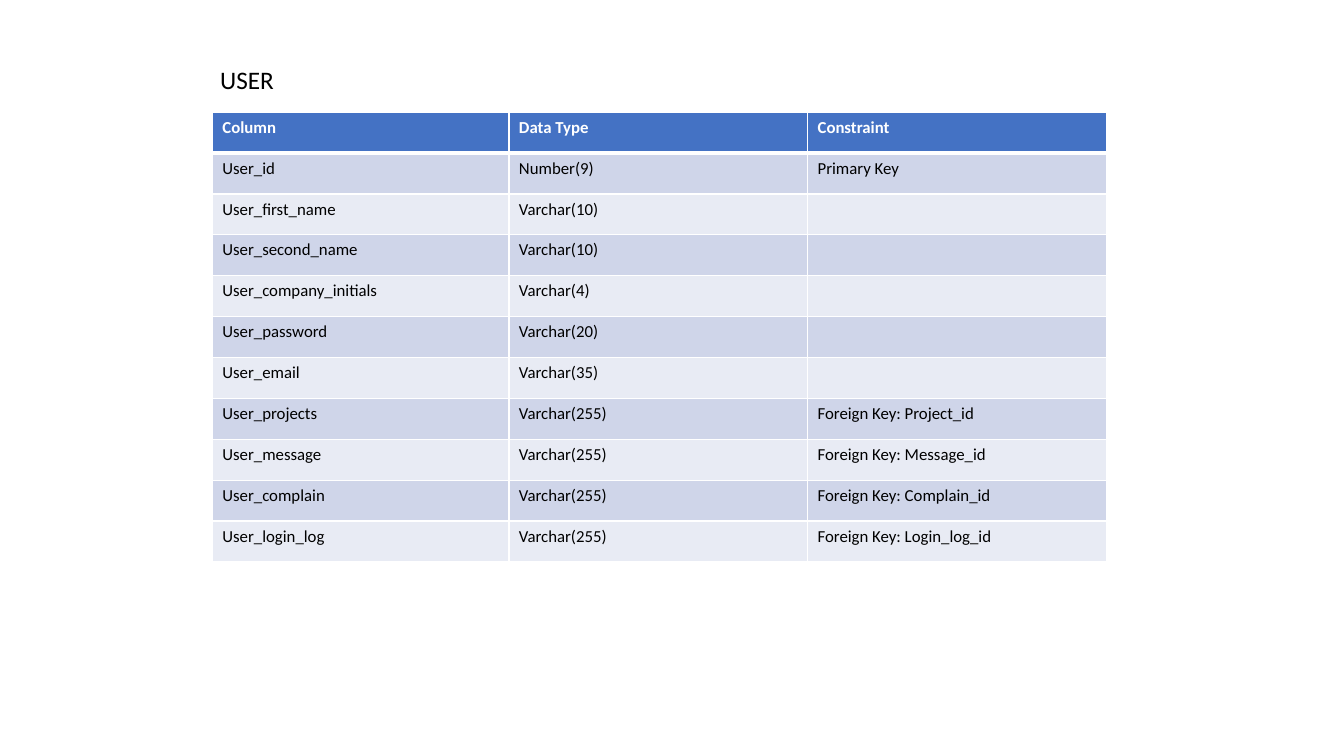
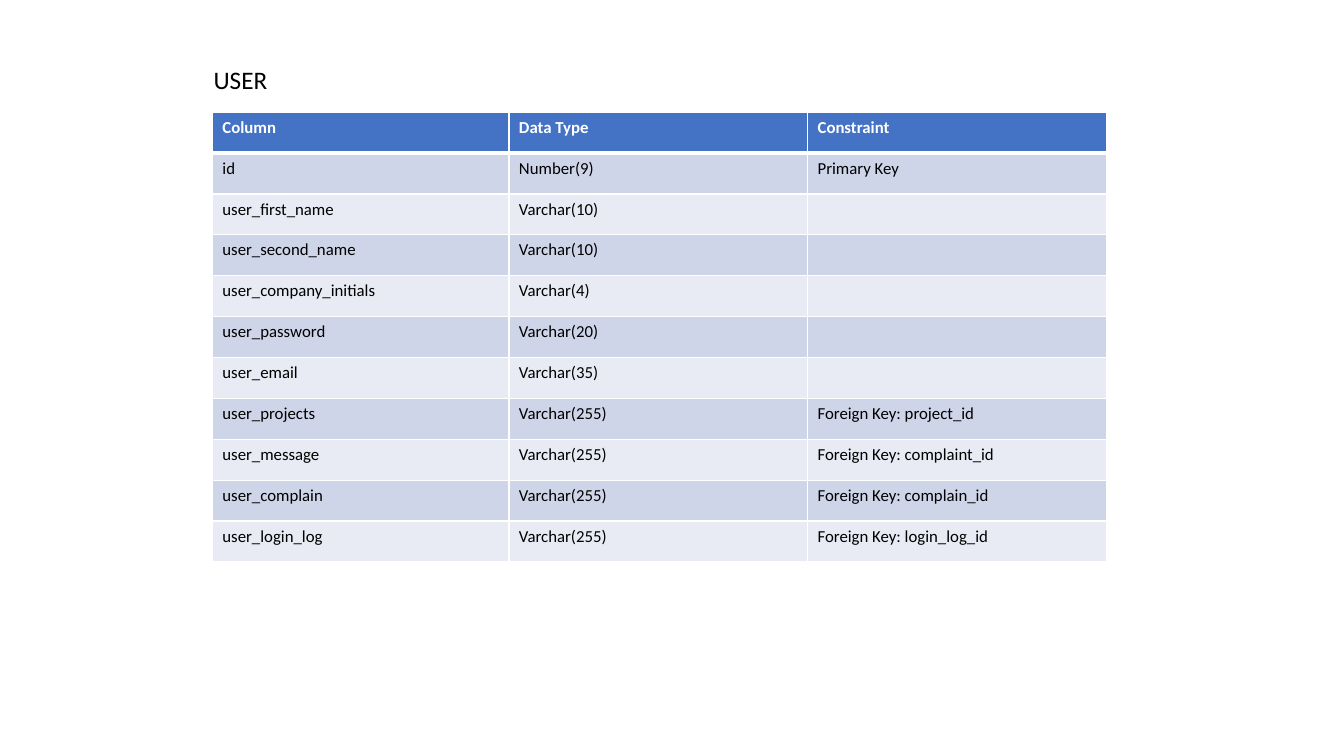
Before and after one commit to Wiktor2013/stronka, a slide deck: slide 2 of website/baza_danych_graciarnia.pptx. Drawn at 1344x756 pixels with LibreOffice and Linux fonts; fonts in the diff are those of the drawing. Boxes give left, top, right and bottom in pixels: in the first picture for what was removed or moved away, otherwise in the second. Text is boxed around its words. In the diff, an @@ line names an element or a change of style, - is before the commit and + after.

```diff
--- a/website/baza_danych_graciarnia.pptx
+++ b/website/baza_danych_graciarnia.pptx
@@ text "USER": place and size @@
-text "USER" at bbox=[220, 72, 274, 89]
+text "USER" at bbox=[214, 72, 268, 90]
@@ table at bbox=[213, 112, 1106, 562] @@
-row 2, column 1: User_id
+row 2, column 1: id
-row 3, column 1: User_first_name
+row 3, column 1: user_first_name
-row 4, column 1: User_second_name
+row 4, column 1: user_second_name
-row 5, column 1: User_company_initials
+row 5, column 1: user_company_initials
-row 6, column 1: User_password
+row 6, column 1: user_password
-row 7, column 1: User_email
+row 7, column 1: user_email
-row 8, column 1: User_projects
+row 8, column 1: user_projects
-row 8, column 3: Foreign Key: Project_id
+row 8, column 3: Foreign Key: project_id
-row 9, column 1: User_message
+row 9, column 1: user_message
-row 9, column 3: Foreign Key: Message_id
+row 9, column 3: Foreign Key: complaint_id
-row 10, column 1: User_complain
+row 10, column 1: user_complain
-row 10, column 3: Foreign Key: Complain_id
+row 10, column 3: Foreign Key: complain_id
-row 11, column 1: User_login_log
+row 11, column 1: user_login_log
-row 11, column 3: Foreign Key: Login_log_id
+row 11, column 3: Foreign Key: login_log_id
@@ fill #CFD5EA to #CFD5E9 in 15 cells @@
@@ fill #E9EBF5 to #E8EBF4 in 15 cells @@
@@ borders changed @@
```
Also in this commit, not shown: 4 other slides changed, 8 other files.
